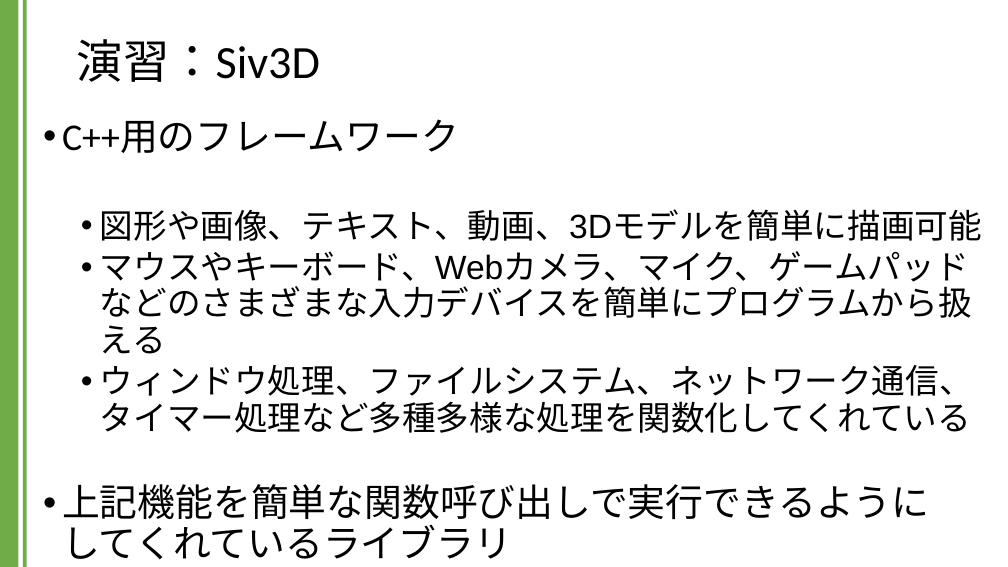
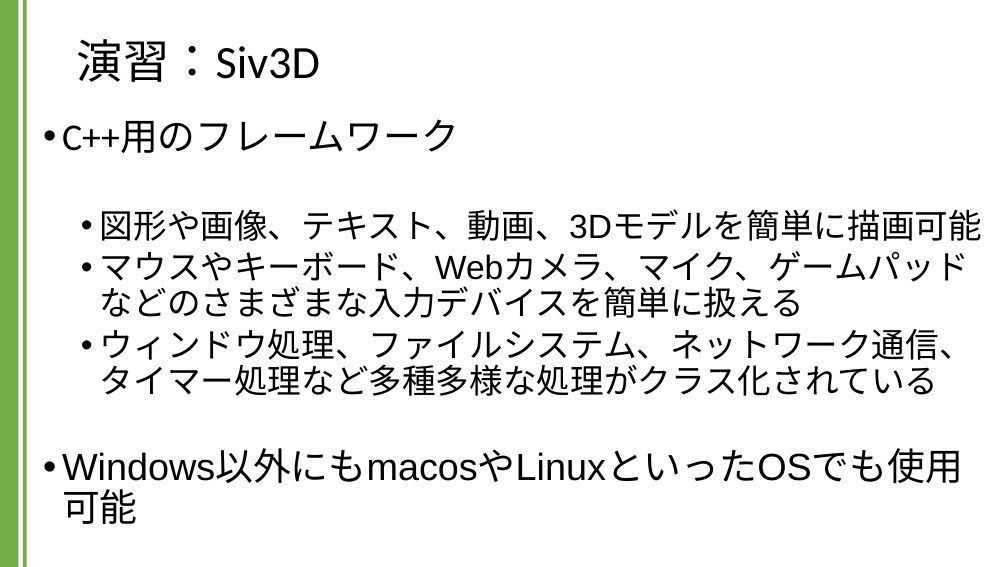
Before and after one commit to kic-murata/cpp2024, a slide deck: slide 2 of 授業資料/演習課題：Siv3D.pptx. Drawn at 1008x567 pixels with LibreOffice and Linux fonts; fonts in the diff are those of the drawing; background and template pictures are left out. Boxes give left, top, right and bottom in pixels: in the first picture for what was removed or moved away, otherwise in the second. Text is boxed around its words. In the diff, an @@ line names an element or a change of style, - is before the commit and + after.

```diff
--- a/授業資料/演習課題：Siv3D.pptx
+++ b/授業資料/演習課題：Siv3D.pptx
@@ text at box(100, 251, 973, 396): text changed @@
-  • マウスやキーボード、Webカメラ、マイク、ゲームパッドなどのさまざまな入力デバイスを簡単にプログラムから扱える
-  • ウィンドウ処理、ファイルシステム、ネットワーク通信、タイマー処理など多種多様な処理を関数化してくれている
-• 上記機能を簡単な関数呼び出しで実行できるように
-  してくれているライブラリ
+  • マウスやキーボード、Webカメラ、マイク、ゲームパッドなどのさまざまな入力デバイスを簡単に扱える
+  • ウィンドウ処理、ファイルシステム、ネットワーク通信、タイマー処理など多種多様な処理がクラス化されている
+• Windows以外にもmacosやLinuxといったOSでも使用可能
```
Also in this commit, not shown: 13 other slides changed, 7 slides added.
